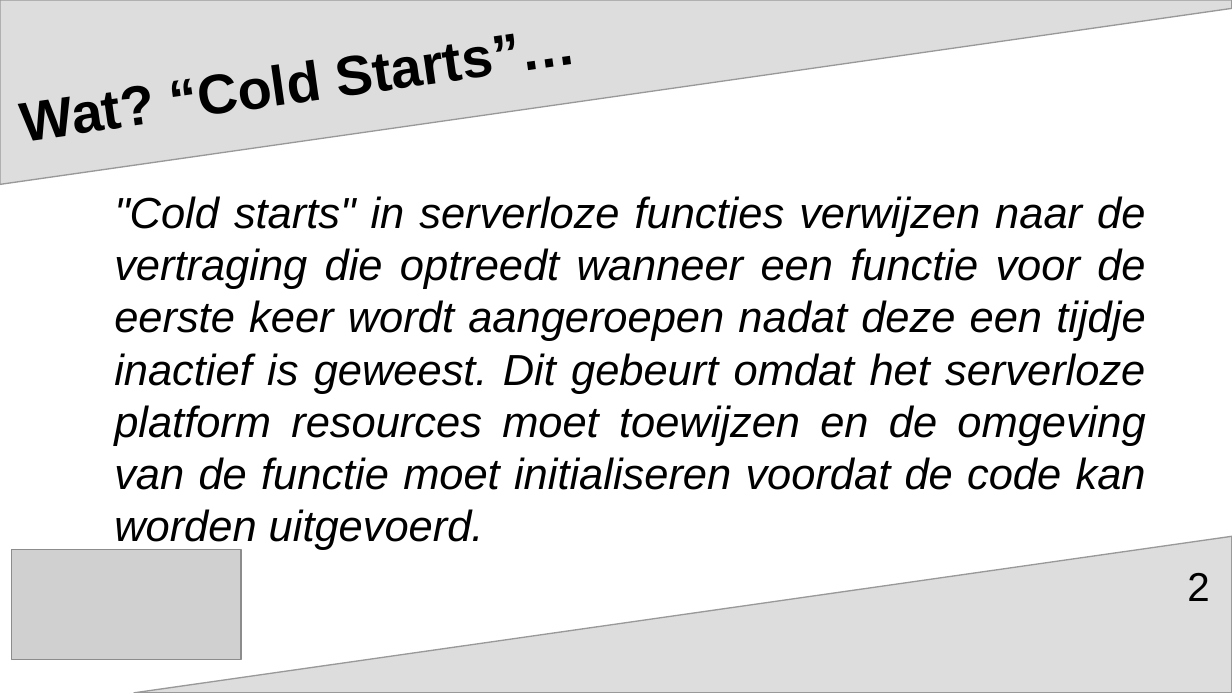
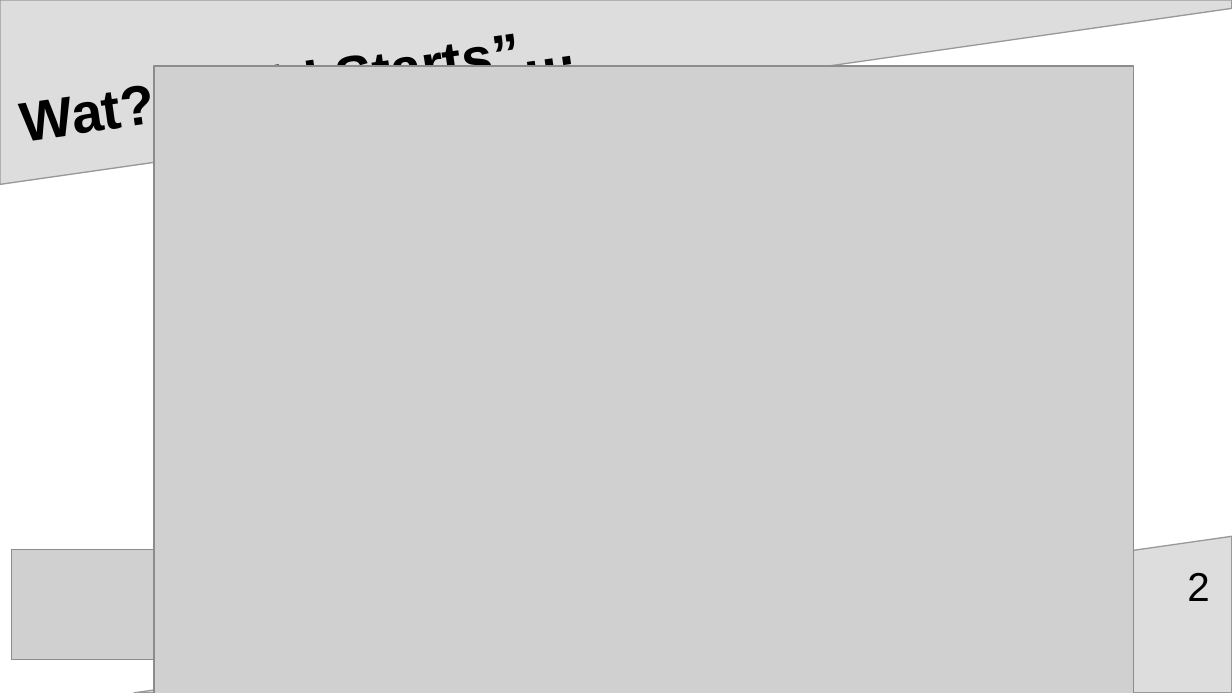
Before and after one commit to aventinesolutions/awsvsgcp-channel, a slide deck: slide 2 of ep002-Rust_in_Cloud_Native/ep002-Rust_in_Cloud_Native.odp. Drawn at 1232x693 pixels with LibreOffice and Linux fonts; fonts in the diff are those of the drawing; grey boxes stand for pictures. Boxes give left, top, right and bottom in pixels: in the first picture for what was removed or moved away, otherwise in the second. Text is boxed around its words. In the diff, an @@ line names an element or a change of style, - is before the commit and + after.

Commit message:
:bear: :construction: use a diagram to show Cold Starts

```diff
--- a/ep002-Rust_in_Cloud_Native/ep002-Rust_in_Cloud_Native.odp
+++ b/ep002-Rust_in_Cloud_Native/ep002-Rust_in_Cloud_Native.odp
@@ picture added at (154, 66, 1134, 693) @@
@@ text removed at (114, 196, 1146, 550) @@
-"Cold starts" in serverloze functies verwijzen naar de vertraging die optreedt wanneer een functie voor de eerste keer wordt aangeroepen nadat deze een tijdje inactief is geweest. Dit gebeurt omdat het serverloze platform resources moet toewijzen en de omgeving van de functie moet initialiseren voordat de code kan worden uitgevoerd.
```
Also in this commit, not shown: 3 other slides changed, 2 slides added, 3 other files.
